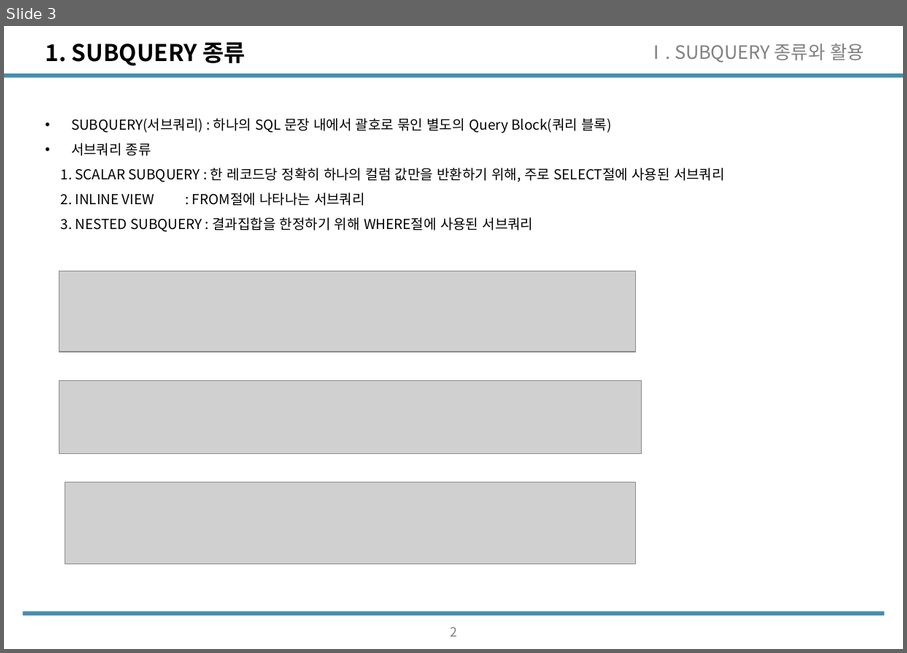
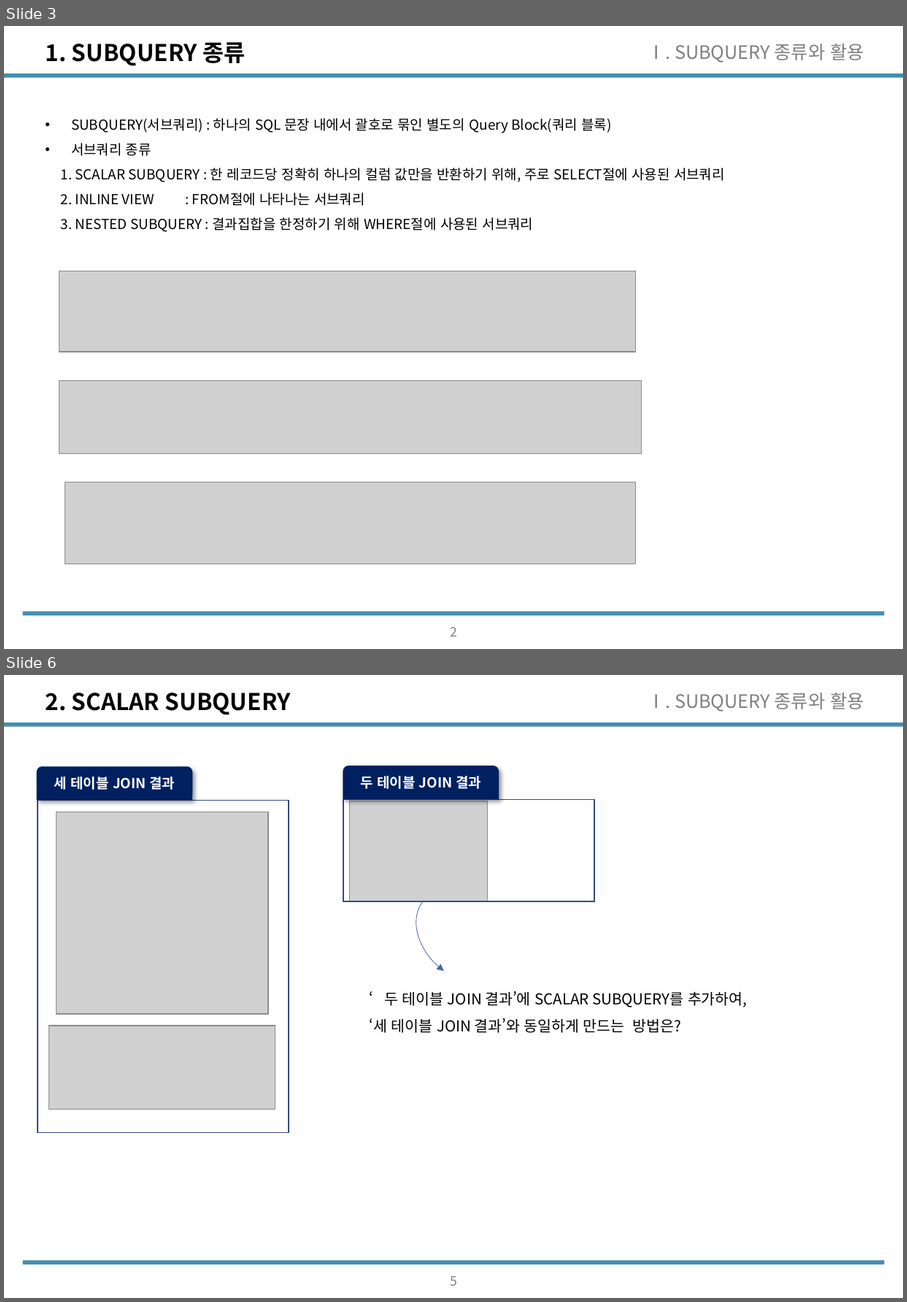
Before and after one commit to wooseok1152/SQL, a slide deck: SQL_seminar/SQL중상급활용_CH2.pptx. Shown one above the other, each under a label of ours: slide 3 before the commit, slides 3 and 6 after it; the slides between them are not shown. The pictures are 907x653 and 907x1302 pixels, drawn with LibreOffice and Linux fonts; fonts in the diff are those of the drawing; grey boxes stand for pictures. Boxes give left, top, right and bottom in pixels: in the first picture for what was removed or moved away, otherwise in the second. Text is boxed around its words. In the diff, an @@ line names an element or a change of style, - is before the commit and + after.

```diff
--- a/SQL_seminar/SQL중상급활용_CH2.pptx
+++ b/SQL_seminar/SQL중상급활용_CH2.pptx
@@ slide 6 added at (x1=4, y1=675, x2=903, y2=1298), background #FFFFFF; not listed: 2 template elements that a slide beside it also shows @@
@@ title added at (x1=46, y1=693, x2=291, y2=715), 20 pt, text #000000, bold @@
+2. SCALAR SUBQUERY
@@ text added at (x1=647, y1=693, x2=864, y2=711), 16 pt, text #808080 @@
+Ⅰ. SUBQUERY 종류와 활용
@@ freeform shape added at (x1=343, y1=766, x2=499, y2=798), fill #002060, outline #002060 0.75 pt, 12 pt, text #FFFFFF, bold @@
+두 테이블 JOIN 결과
@@ rectangle added at (x1=343, y1=800, x2=595, y2=902), outline #374B7F 1 pt @@
@@ picture added at (x1=350, y1=801, x2=488, y2=902) @@
@@ arc (boxed as its full ellipse) added at (x1=397, y1=867, x2=543, y2=1006), outline #4A66AC 0.5 pt @@
@@ text added at (x1=370, y1=991, x2=747, y2=1033), 13 pt, text #000000 @@
+‘두 테이블 JOIN 결과’에 SCALAR SUBQUERY를 추가하여,
+‘세 테이블 JOIN 결과’와 동일하게 만드는 방법은?
@@ group added at (x1=38, y1=767, x2=289, y2=1133): 2 pictures, 1 rectangle, 1 freeform shape @@
+세 테이블 JOIN 결과
@@ page number added at (x1=450, y1=1276, x2=457, y2=1285), 11.1 pt, text #808080 @@
+5
```
Also in this commit, not shown: 2 slides changed, 12 other slides added, 3 slides removed, 3 other files.
